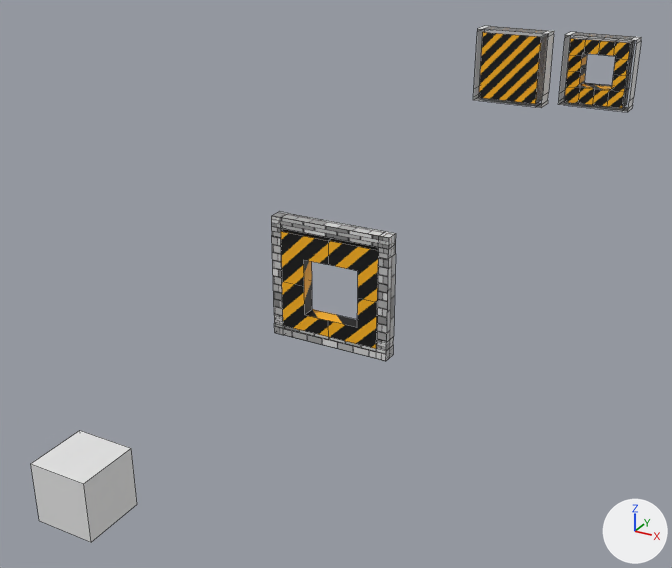
A saved change to the Blender file Blender/FlyThroughEnviromentsModells.blend.
One viewpoint serves both versions: a 50 mm lens placed at (6.37, -11.46, 5.83), pointed at (0.67, -1.1, 0.65). The axes (+X, +Y, +Z) are drawn at lower right. The lights are the same throughout. Mesh edges are drawn as thin lines.

In view in the first picture: 'CubeCutter', 'CubeHole', 'ObstacleFrame', 'OneHoleEz', 'WallFrame'.
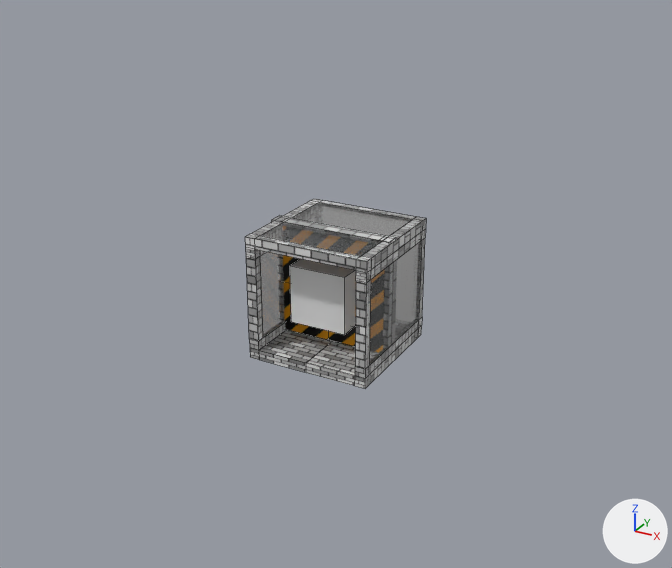
Pixel boxes [x1, y1, x2, y2] of what changed, in the pictures (672 x 568 px):
'EmptyHallway', shown
    after: [245, 199, 426, 389]
'CubeCutter', moved
    before: [31, 431, 137, 542]
    after: [290, 259, 356, 335]
'ObstacleFrame', moved
    before: [271, 211, 396, 361]
    after: [271, 215, 396, 348]
'WallFrame', deleted
    before: [473, 26, 554, 108]
    faces in mat_obstaclewall (picture img_warnwalltexture): [479, 32, 541, 104]
    faces in mat_simplebrick (white #e7e7e7): [473, 26, 554, 108]
    faces in mat_floor (picture img_brickbackground): [474, 34, 548, 108]
    faces in mat_glass_001 (white #ffffff): [484, 26, 548, 37]
'OneHoleEz', deleted
    before: [558, 32, 641, 112]
    faces in mat_obstaclewall (picture img_warnwalltexture): [564, 38, 630, 108]
    faces in mat_simplebrick (white #e7e7e7): [558, 32, 641, 111]
    faces in mat_floor (picture img_brickbackground): [559, 40, 635, 112]
    faces in mat_glass_001 (white #ffffff): [572, 32, 635, 43]
'ObstaclesWall', shown
    after: [284, 255, 356, 346]
part 1 of me_cube_006, built on
    after: [259, 331, 355, 386]
'CubeHole', unchanged, covered by the edit
    before: [281, 229, 378, 349]
    after: [284, 256, 356, 347]

The edits, one by one:
me_cube_006 is used by ob_emptyhallway; location (0.0, 0.0, 0.0); rotation (1.571, 0.0, 0.0), in degrees (90, 0, 0).
me_cube_006 had 96 vertices, 123 faces, 1 loose edge and spanned x -0.96..1.04, y -1.01..0.99, z -1.1..0.9.
me_cube_006 now has 102 vertices, 129 faces, 1 loose edge and spans x -0.96..1.04, y -1.01..0.99, z -1.1..0.9.
Part 1, on me_cube_006:
6 faces are deleted.
6 new vertices lie (0.84, 0.0, 0.0) away from vertices in x -0.79, y -1.01..-0.85, z -1.1..0.9.
12 new faces join them, mat_floor (picture img_brickbackground).
Object 'EmptyHallway' (ob_emptyhallway) is now shown.
Object 'EmptyHallway' (ob_emptyhallway) gains a BOOLEAN modifier named 'Boolean'.
Modifier setting: operation = 'UNION'.
Object 'WallFrame' (ob_wallframe) is deleted.
Object 'OneHoleEz' (ob_oneholeez) is deleted.
Object 'ObstacleFrame' (ob_obstacleframe) moves from (-0.01, 0.01, 0.06) to (0.0, 0.0, 0.0).
Object 'ObstaclesWall' (ob_obstacleswall) is now shown.
Object 'CubeCutter' (ob_cubecutter) moves from (-1.76, -3.81, -1.83) to (0.0, 0.0, 0.0).
